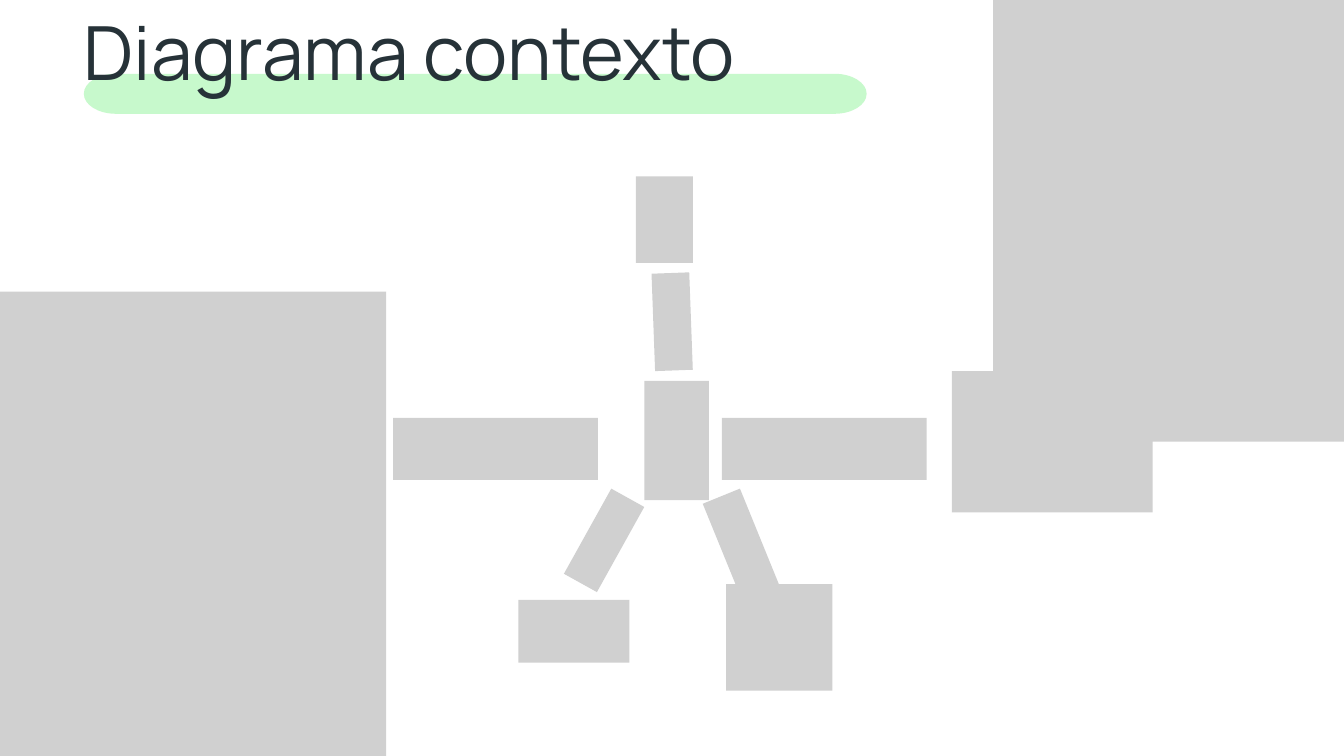
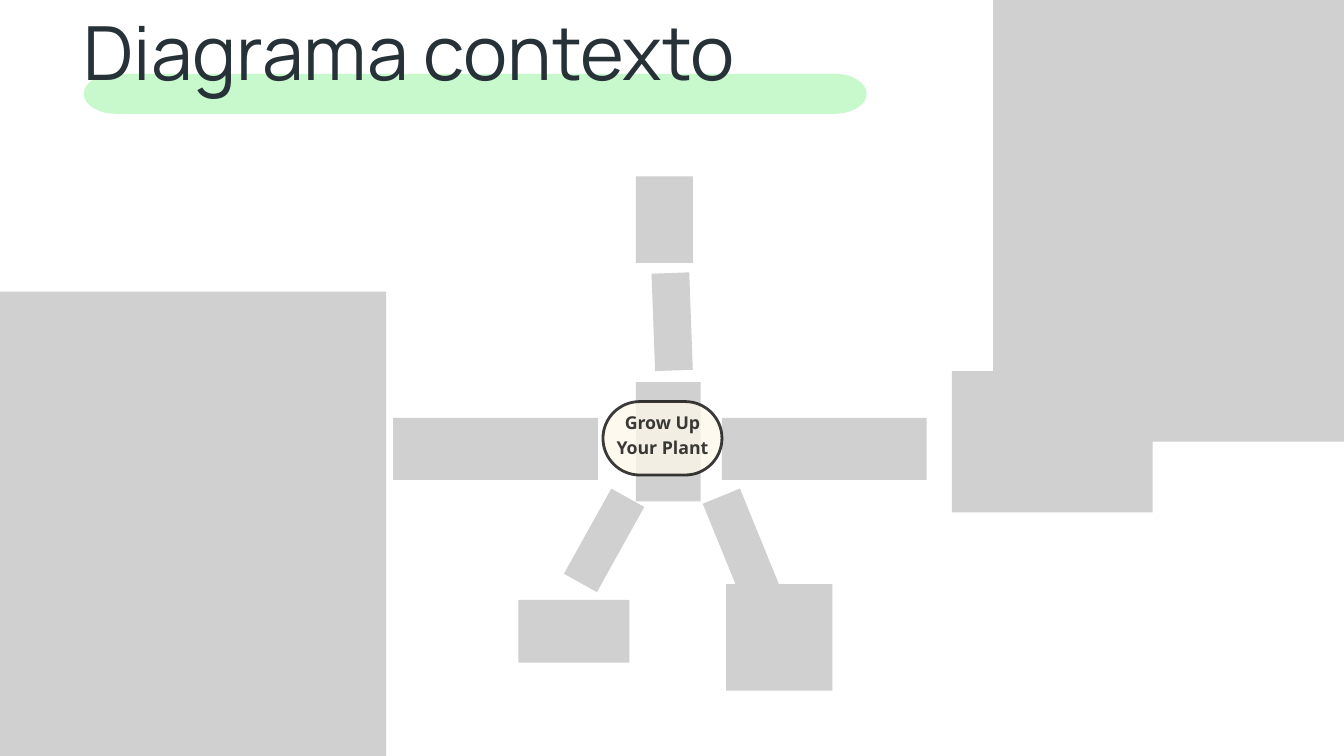
Before and after one commit to Jucer74/SoftwareArchitecture, a slide deck: slide 4 of Project/Context/GUYP.context.pptx. Drawn at 1344x756 pixels with LibreOffice and Linux fonts; fonts in the diff are those of the drawing; grey boxes stand for pictures. Boxes give left, top, right and bottom in pixels: in the first picture for what was removed or moved away, otherwise in the second. Text is boxed around its words. In the diff, an @@ line names an element or a change of style, - is before the commit and + after.

```diff
--- a/Project/Context/GUYP.context.pptx
+++ b/Project/Context/GUYP.context.pptx
@@ picture: place and size @@
-picture at (644,381,709,500)
+picture at (636,382,700,501)
@@ freeform shape added at (603,402,722,475), fill #FEF8E9 at 77% opacity, outline #000000 3 pt @@
@@ text added at (617,416,708,454), 19 pt, text #000000 at 77% opacity, bold @@
+Grow Up Your Plant
```
Also in this commit, not shown: 2 other slides changed.
